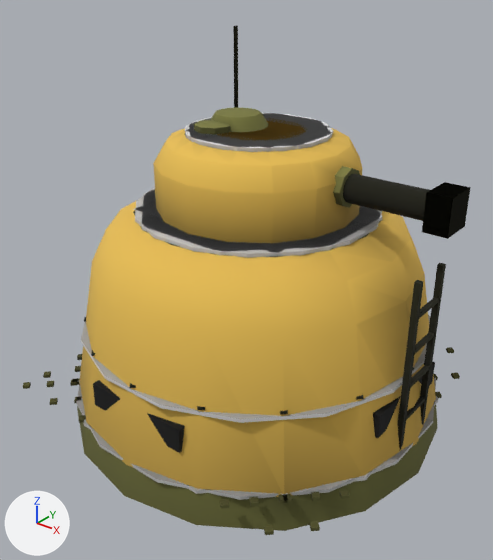
The glTF model assets/set_v5/meridian_defence_tower.glb as it was, and as the next commit left it.
Rendered twice from a 50 mm lens placed at (3.54, -4.58, 4.13), pointed at (0.03, -0.2, 1.42). Every picture has the same lights, and +X, +Y and +Z are marked at lower left. The first picture is the older version. Vertices at exactly the same position are counted once.

The older version as bpy lines, for what is in view:
```python
ob_barrel = bpy.data.objects.new('barrel', me_mesh_2)
ob_barrel.parent = ob_turret
ob_barrel.location = (0.63, 0.0, 0.342)
ob_barrel_001 = bpy.data.objects.new('barrel.001', me_mesh_5)
ob_barrel_001.parent = ob_turret_001
ob_barrel_001.location = (0.63, 0.0, 0.342)
ob_body = bpy.data.objects.new('body', me_mesh_0)
ob_body.parent = ob_meridian_defence_tower_lod0
ob_body.location = (0.0, 0.0, 0.0)
ob_body_001 = bpy.data.objects.new('body.001', me_mesh_3)
ob_body_001.parent = ob_meridian_defence_tower_lod1
ob_body_001.location = (0.0, 0.0, 0.0)
ob_body_002 = bpy.data.objects.new('body.002', me_mesh_6)
ob_body_002.parent = ob_meridian_defence_tower_lod2
ob_body_002.location = (0.0, 0.0, 0.0)
ob_turret = bpy.data.objects.new('turret', me_mesh_1)
ob_turret.parent = ob_body
ob_turret.location = (0.0, 0.0, 2.08)
ob_turret_001 = bpy.data.objects.new('turret.001', me_mesh_4)
ob_turret_001.parent = ob_body_001
ob_turret_001.location = (0.0, 0.0, 2.08)
ob_turret_002 = bpy.data.objects.new('turret.002', me_mesh_7)
ob_turret_002.parent = ob_body_002
ob_turret_002.location = (0.0, 0.0, 2.08)
```
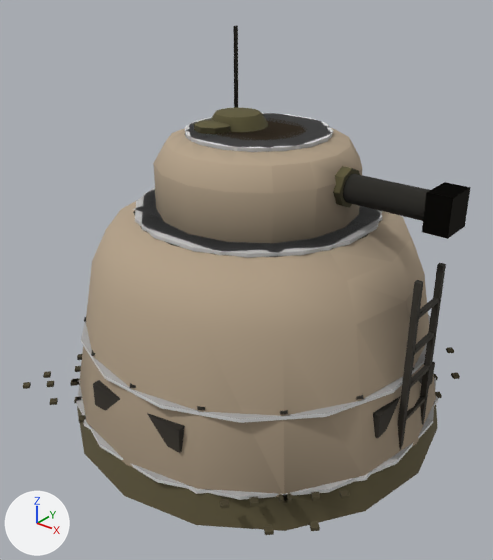
Boxes [x1, y1, x2, y2] around the edits, measured in the pictures (493 x 560 px):
'body', surface changed, recoloured (yellow to brown): [74, 187, 444, 502] in both
'turret', surface changed, recoloured: [153, 108, 362, 243] in both
'barrel', surface changed: [333, 166, 406, 217] in both
part 1 of me_mesh_0, recoloured: [74, 211, 444, 501] in both
part 2 of me_mesh_0, recoloured (yellow to beige): [76, 201, 440, 502] in both
part 3 of me_mesh_0, recoloured: [84, 275, 442, 452] in both
part 4 of me_mesh_1, recoloured (yellow to beige): [154, 108, 362, 242] in both
part 5 of me_mesh_1, recoloured (yellow to beige): [153, 108, 362, 243] in both
part 6 of me_mesh_1, recoloured: [184, 126, 359, 227] in both

Edits to the bpy script that builds the scene:
```text
Change mat_paint:
    where n2 = _N.new('ShaderNodeMix'); n2.name = 'Mix'
    n2.inputs[7].default_value: (0.841, 0.841, 0.841, 1.0) -> (0.524, 0.524, 0.524, 1.0)  # 'B', white #ececec -> 'B', light grey #bfbfbf
Change mat_metal:
    where n2 = _N.new('ShaderNodeMix'); n2.name = 'Mix'
    n2.inputs[7].default_value: (0.0234, 0.0234, 0.0234, 1.0) -> (0.15, 0.15, 0.15, 1.0)  # 'B', black #2a2a2a -> 'B', dark grey #6c6c6c
Change mat_rubber:
    where n2 = _N.new('ShaderNodeMix'); n2.name = 'Mix'
    n2.inputs[7].default_value: (0.00627, 0.00627, 0.00627, 1.0) -> (0.15, 0.15, 0.15, 1.0)  # 'B', black #121212 -> 'B', dark grey #6c6c6c
Change me_mesh_0:
    where me_mesh_0.from_pydata(...)  # 1656 vertices, 2178 faces; spans x -1.8..1.8, y -1.8..1.8, z 0.0..2.08
    used by ob_body; parent = ob_meridian_defence_tower_lod0; location = (0.0, 0.0, 0.0)
    me_mesh_0 part 1: 1477 faces centred in x -1.69..1.7, y -1.69..1.69, z 0.31..2.08 are repainted in the vertex colours; the middle colour goes from dark yellow #73733b to yellow #887d58
    me_mesh_0 part 2: 402 faces centred in x -1.74..1.74, y -1.74..1.74, z 0.0..2.05 are repainted in the vertex colours; the middle colour goes from yellow #b1af5d to beige #cebd9c
    me_mesh_0 part 3: 235 faces centred in x -1.63..1.7, y -1.63..1.63, z 0.31..1.9 are repainted in the vertex colours; the middle colour goes from yellow #82824b to brown #5f5649
Change me_mesh_1:
    where me_mesh_1.from_pydata(...)  # 257 vertices, 386 faces; spans x -0.9..0.9, y -0.9..0.9, z 0.0..1.44
    used by ob_turret; parent = ob_body; location = (0.0, 0.0, 2.08)
    me_mesh_1 part 4: 103 faces centred in x -0.88..0.84, y -0.88..0.88, z 0.27..0.8 are repainted in the vertex colours; the middle colour goes from yellow #f6d05d to beige #ebd3b4
    me_mesh_1 part 5: 89 faces centred in x -0.88..0.88, y -0.88..0.88, z 0.14..1.44 are repainted in the vertex colours; the middle colour goes from yellow #dbd675 to beige #c6bb82
    me_mesh_1 part 6: 130 faces centred in x -0.85..0.88, y -0.85..0.85, z 0.14..0.84 are repainted in the vertex colours; the middle colour goes from yellow #878749 to dark grey #534f45
```
